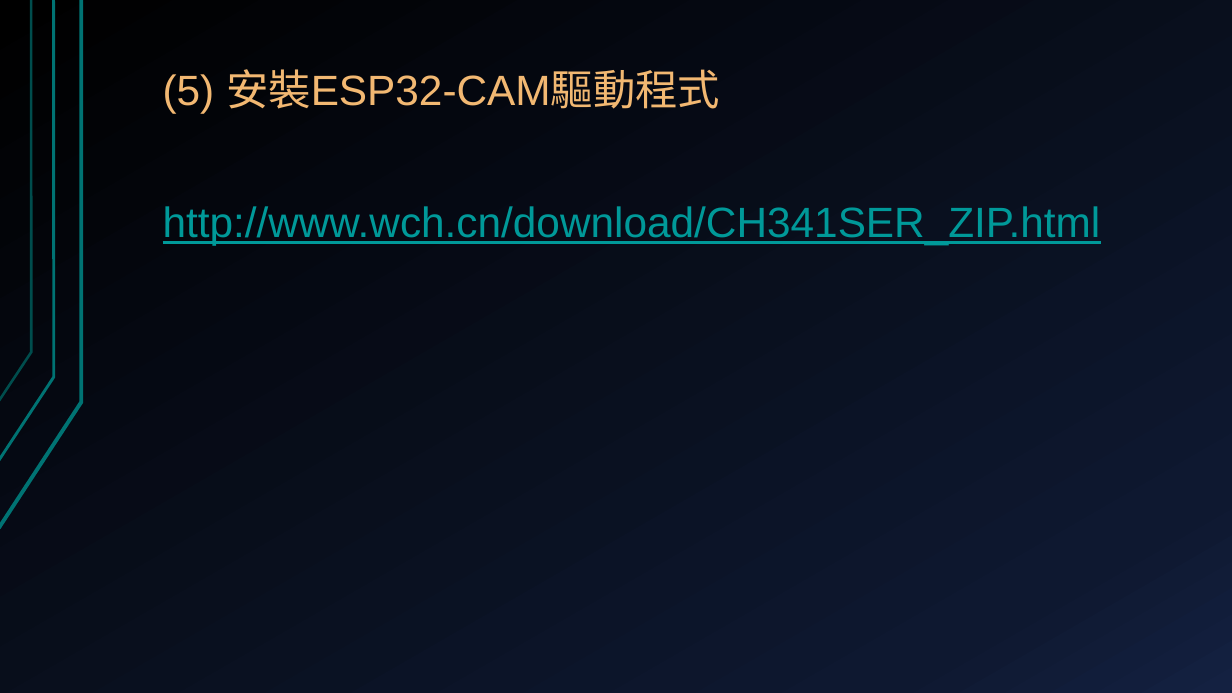
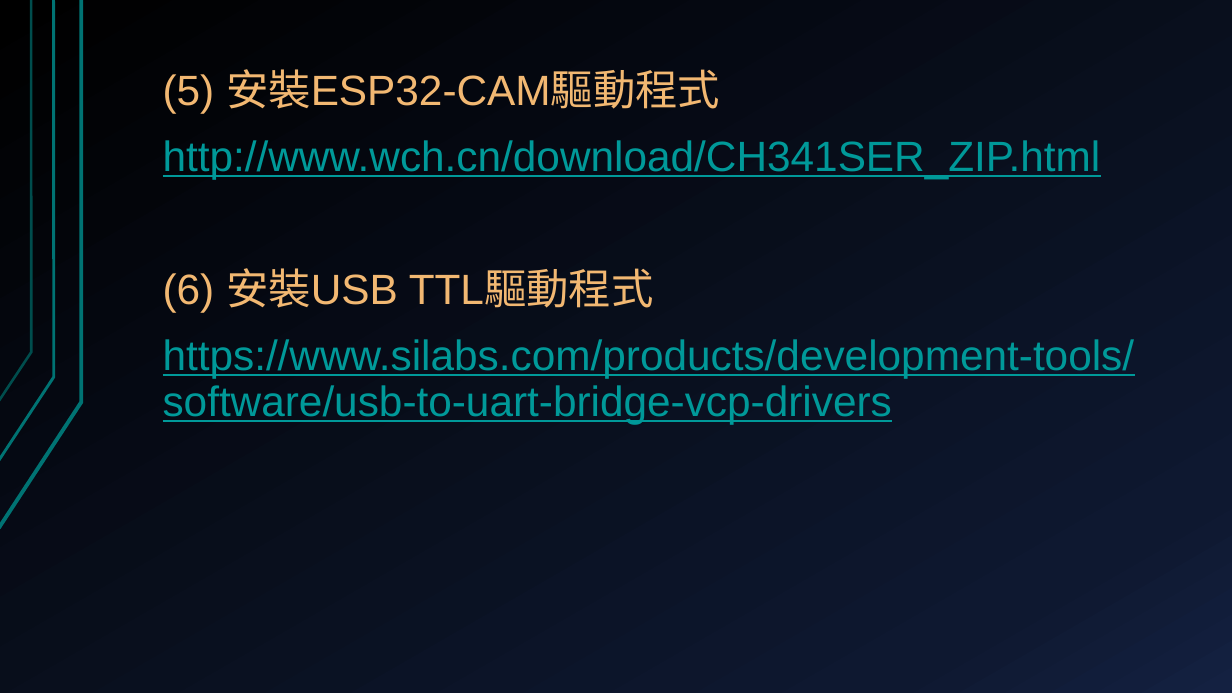
Before and after one commit to deltacod/Workshop, a slide deck: slide 9 of 2019.12.20_esp32-cam/ESP32-CAM-AI影像辨識應用.pptx. Drawn at 1232x693 pixels with LibreOffice and Linux fonts; fonts in the diff are those of the drawing. Boxes give left, top, right and bottom in pixels: in the first picture for what was removed or moved away, otherwise in the second. Text is boxed around its words. In the diff, an @@ line names an element or a change of style, - is before the commit and + after.

```diff
--- a/2019.12.20_esp32-cam/ESP32-CAM-AI影像辨識應用.pptx
+++ b/2019.12.20_esp32-cam/ESP32-CAM-AI影像辨識應用.pptx
@@ text at bbox=[163, 268, 1135, 424]: paragraphs added @@
+(6) 安裝USB TTL驅動程式
+https://www.silabs.com/products/development-tools/software/usb-to-uart-bridge-vcp-drivers
```
Also in this commit, not shown: 7 other slides changed, 1 slide removed, 1 other file.
